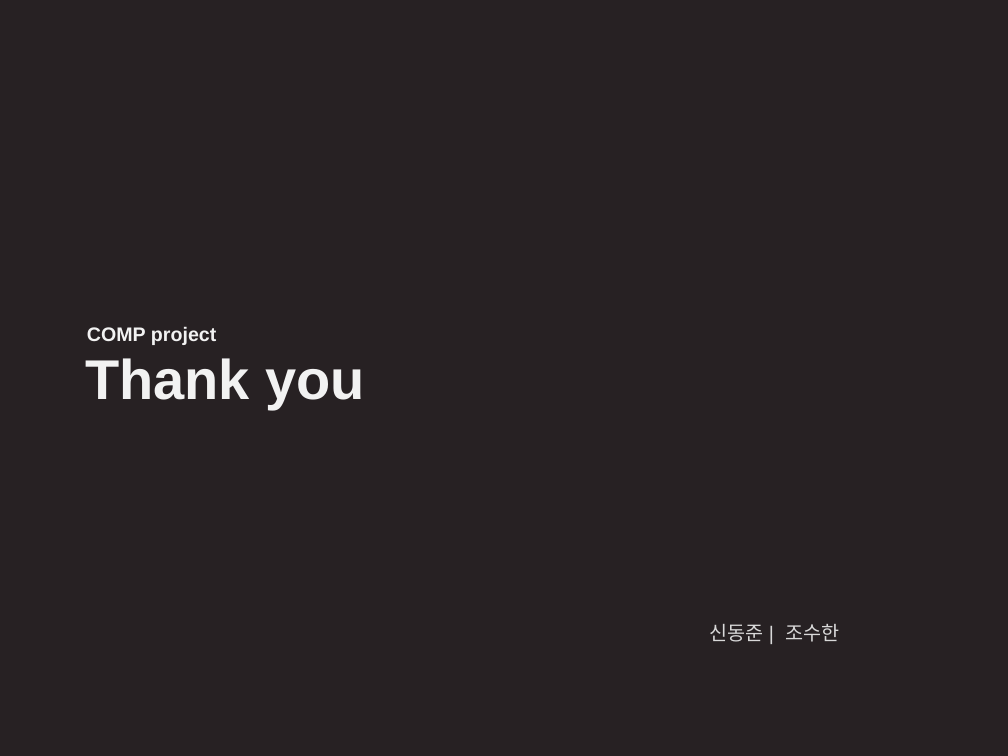
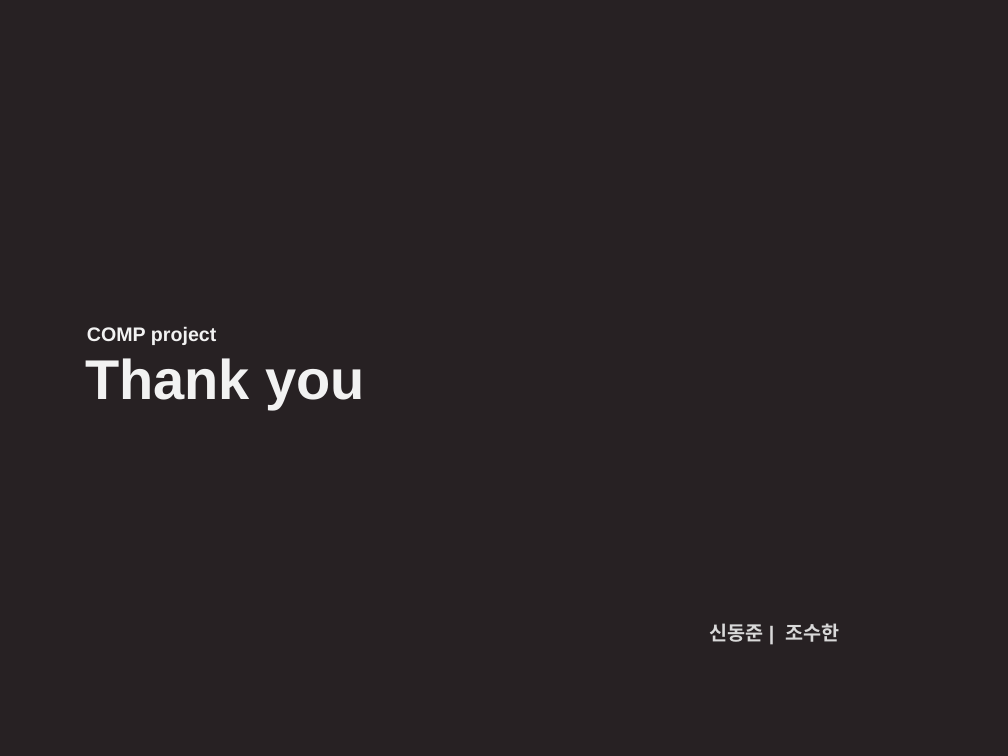
Before and after one commit to Dong-Jun-Shin/COMP_project, a slide deck: slide 41 of ReadMe/COMP_Project_ppt.pptx (slide 40 before the commit). Drawn at 1008x756 pixels with LibreOffice and Linux fonts; fonts in the diff are those of the drawing. Boxes give left, top, right and bottom in pixels: in the first picture for what was removed or moved away, otherwise in the second. Text is boxed around its words. In the diff, an @@ line names an element or a change of style, - is before the commit and + after.

```diff
--- a/ReadMe/COMP_Project_ppt.pptx
+++ b/ReadMe/COMP_Project_ppt.pptx
@@ text "신동준 | 조수한" at [709,623,839,642]: bold on @@
```
Also in this commit, not shown: 8 other slides changed, 1 slide added, 3 other files.
